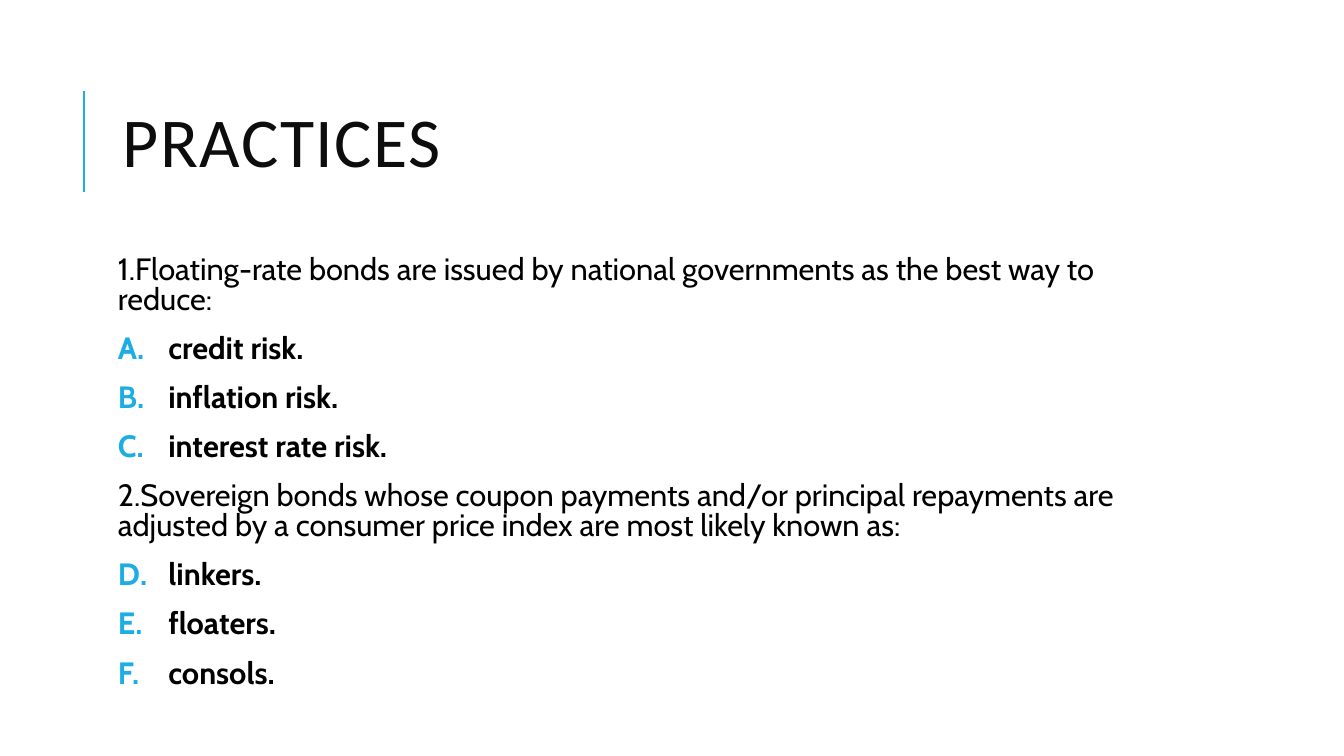
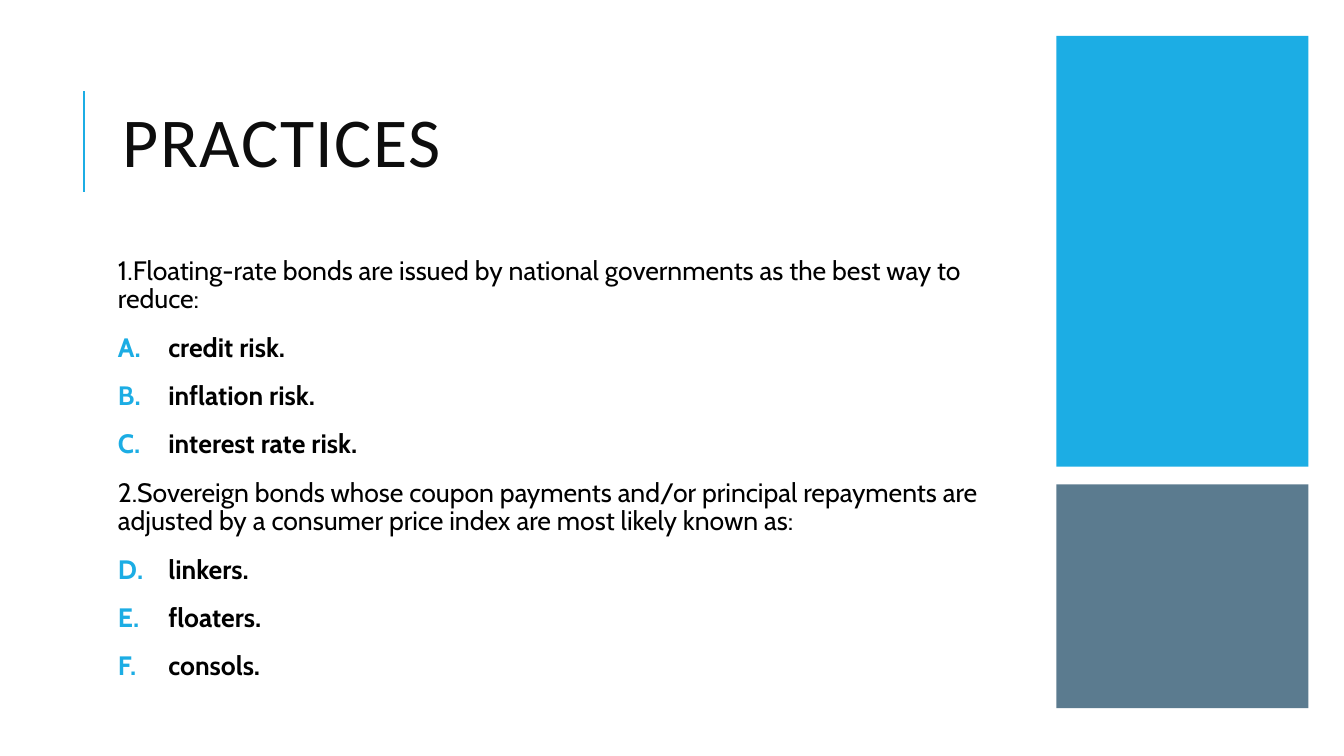
Before and after one commit to Isco0530/data, a slide deck: slide 71 of Fixed Income.pptx. Drawn at 1344x756 pixels with LibreOffice and Linux fonts; fonts in the diff are those of the drawing. Boxes give left, top, right and bottom in pixels: in the first picture for what was removed or moved away, otherwise in the second. Text is boxed around its words. In the diff, an @@ line names an element or a change of style, - is before the commit and + after.

```diff
--- a/Fixed Income.pptx
+++ b/Fixed Income.pptx
@@ rectangle added at bbox=[1057, 36, 1309, 467], fill #1CADE4 @@
@@ text "1.Floating-rate bonds are issued by ..." at bbox=[118, 260, 978, 676]: size 22 to 19 pt; line spacing 0.8 to 0.9 @@
@@ rectangle added at bbox=[1057, 485, 1309, 709], fill #335B74 at 80% opacity @@
```
Also in this commit, not shown: 5 other slides changed.
